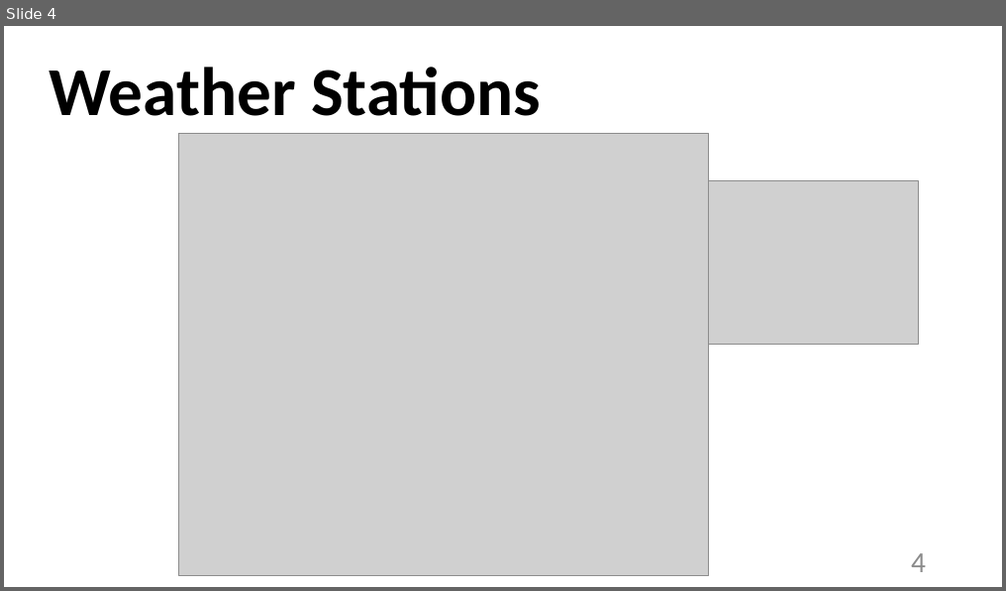
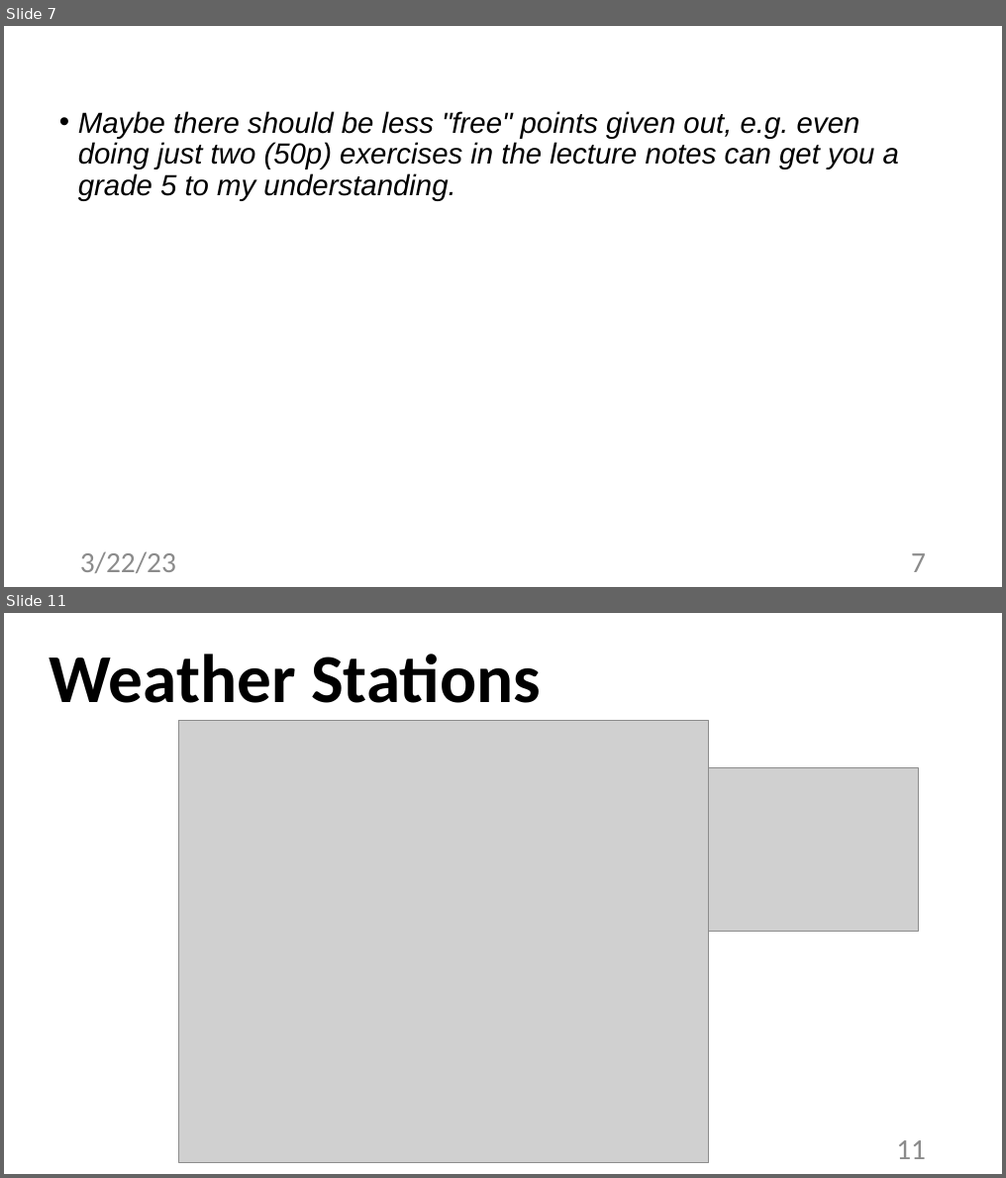
Before and after one commit to alexjungaalto/FederatedLearning, a slide deck: slides/CS-E4740_FLDesignPrinciple.pptx. Shown one above the other, each under a label of ours: slide 4 before the commit, slides 7 and 11 after it; the slides between them are not shown. The pictures are 1006x591 and 1006x1178 pixels, drawn with LibreOffice and Linux fonts; fonts in the diff are those of the drawing; grey boxes stand for pictures. Boxes give left, top, right and bottom in pixels: in the first picture for what was removed or moved away, otherwise in the second. Text is boxed around its words. In the diff, an @@ line names an element or a change of style, - is before the commit and + after.

```diff
--- a/slides/CS-E4740_FLDesignPrinciple.pptx
+++ b/slides/CS-E4740_FLDesignPrinciple.pptx
@@ slide 7 added at <box>4,26,1002,587</box>, background #FFFFFF @@
@@ text added at <box>78,111,899,201</box>, 28 pt, text #000000, italic @@
+• Maybe there should be less "free" points given out, e.g. even doing just two (50p) exercises in the lecture notes can get you a grade 5 to my understanding.
@@ text added at <box>80,552,176,573</box>, 28 pt, text #8C8C8C @@
+3/22/23
@@ page number added at <box>911,554,926,572</box>, 28 pt, text #8C8C8C @@
+7
@@ what was slide 4 is now slide 11 @@
@@ page number at <box>896,1141,926,1159</box>: text changed @@
-4
+11
```
Also in this commit, not shown: 36 slides changed, 6 other slides added, 2 other files.
